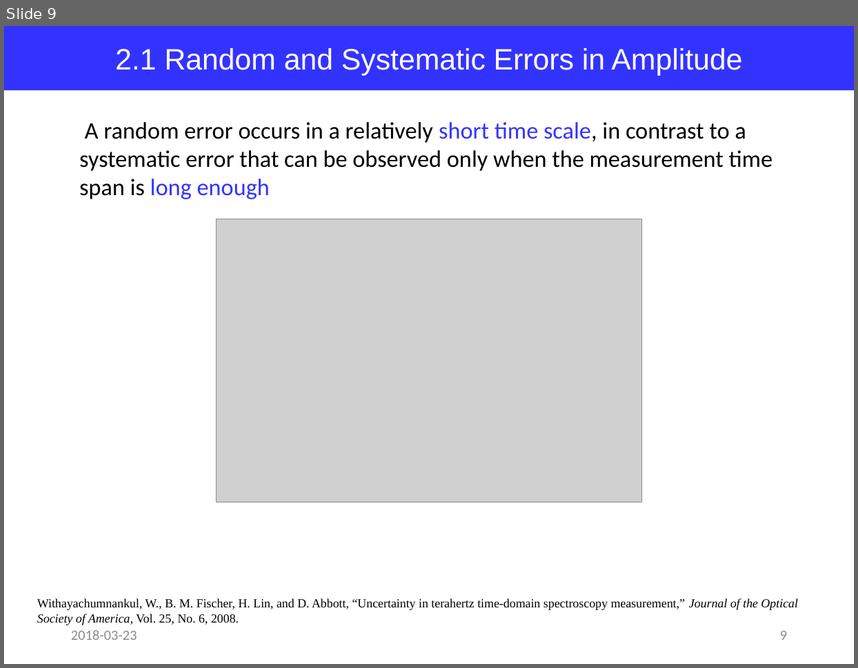
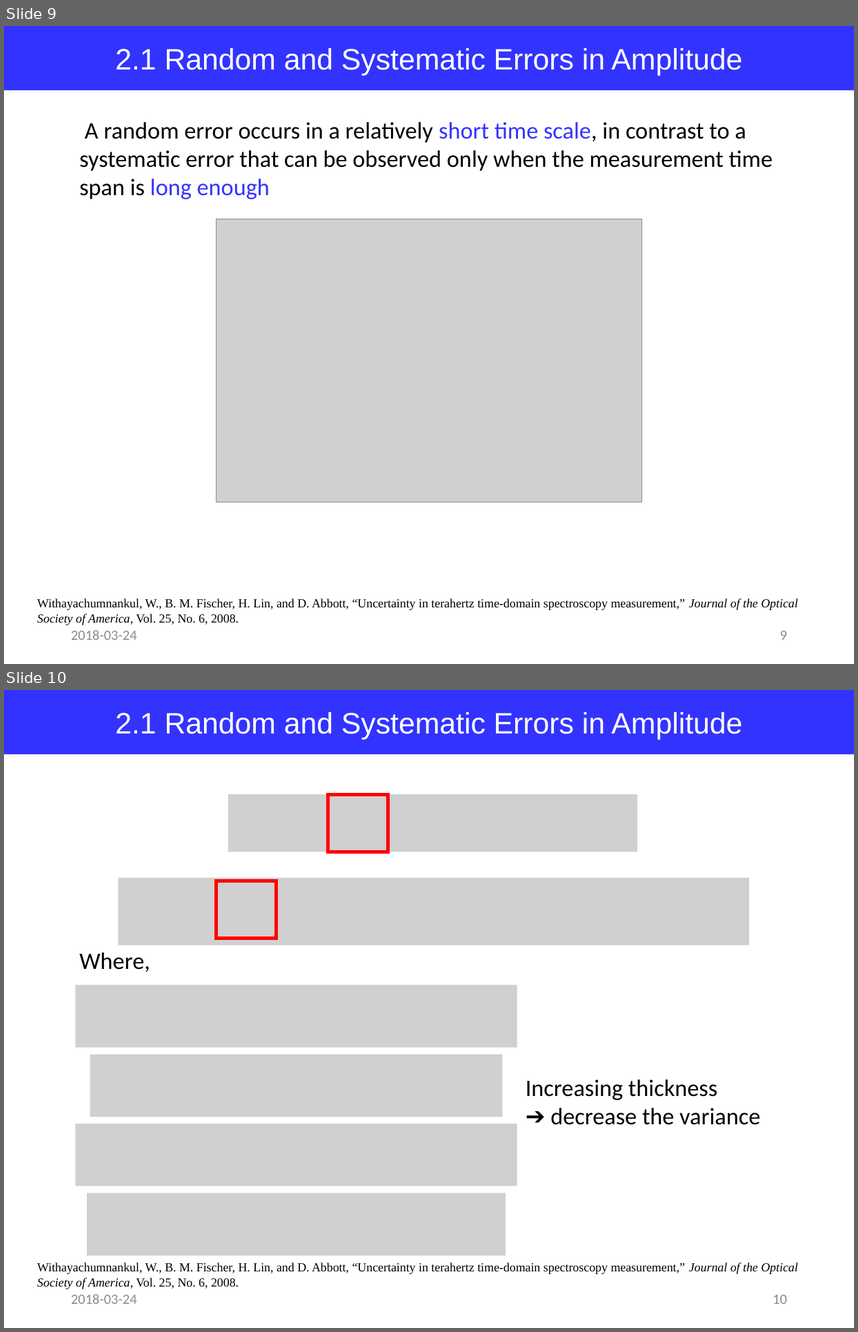
Before and after one commit to jglee96/NBTP_Lab, a slide deck: Terahertz Metrology/Ch4/Terahertz Metrology_Ch4.pptx. Shown one above the other, each under a label of ours: slide 9 before the commit, slides 9 and 10 after it. The pictures are 858x668 and 858x1332 pixels, drawn with LibreOffice and Linux fonts; fonts in the diff are those of the drawing; grey boxes stand for pictures. Boxes give left, top, right and bottom in pixels: in the first picture for what was removed or moved away, otherwise in the second. Text is boxed around its words. In the diff, an @@ line names an element or a change of style, - is before the commit and + after.

```diff
--- a/Terahertz Metrology/Ch4/Terahertz Metrology_Ch4.pptx
+++ b/Terahertz Metrology/Ch4/Terahertz Metrology_Ch4.pptx
@@ slide 10 added at bbox=[4, 690, 854, 1328], background #FFFFFF @@
@@ rectangle added at bbox=[4, 690, 854, 755], fill #3333FF, 25 pt, text #FFFFFF @@
+2.1 Random and Systematic Errors in Amplitude
@@ picture added at bbox=[228, 795, 638, 852] @@
@@ rectangle added at bbox=[328, 795, 388, 852], outline #FF0000 3 pt @@
@@ picture added at bbox=[118, 878, 749, 945] @@
@@ rectangle added at bbox=[216, 881, 276, 939], outline #FF0000 3 pt @@
@@ text added at bbox=[79, 952, 150, 972], 20 pt, text #000000 @@
+Where,
@@ picture added at bbox=[75, 985, 517, 1048] @@
@@ picture added at bbox=[90, 1054, 502, 1116] @@
@@ text added at bbox=[526, 1079, 760, 1125], 20 pt, text #000000 @@
+Increasing thickness
+➔ decrease the variance
@@ picture added at bbox=[75, 1123, 517, 1186] @@
@@ picture added at bbox=[87, 1192, 506, 1255] @@
@@ text added at bbox=[37, 1262, 797, 1289], 10.5 pt, text #000000 @@
+Withayachumnankul, W., B. M. Fischer, H. Lin, and D. Abbott, “Uncertainty in terahertz time-domain spectroscopy measurement,” Journal of the Optical Society of America, Vol. 25, No. 6, 2008.
@@ text added at bbox=[71, 1294, 137, 1303], 12 pt, text #8C8C8C @@
+2018-03-24
@@ page number added at bbox=[773, 1294, 787, 1303], 12 pt, text #8C8C8C @@
+10
@@ slide 9 changed as well @@
@@ text at bbox=[71, 630, 137, 639]: text changed @@
-2018-03-23
+2018-03-24
```
Also in this commit, not shown: 10 other slides changed, 7 other slides added, 1 other file.
